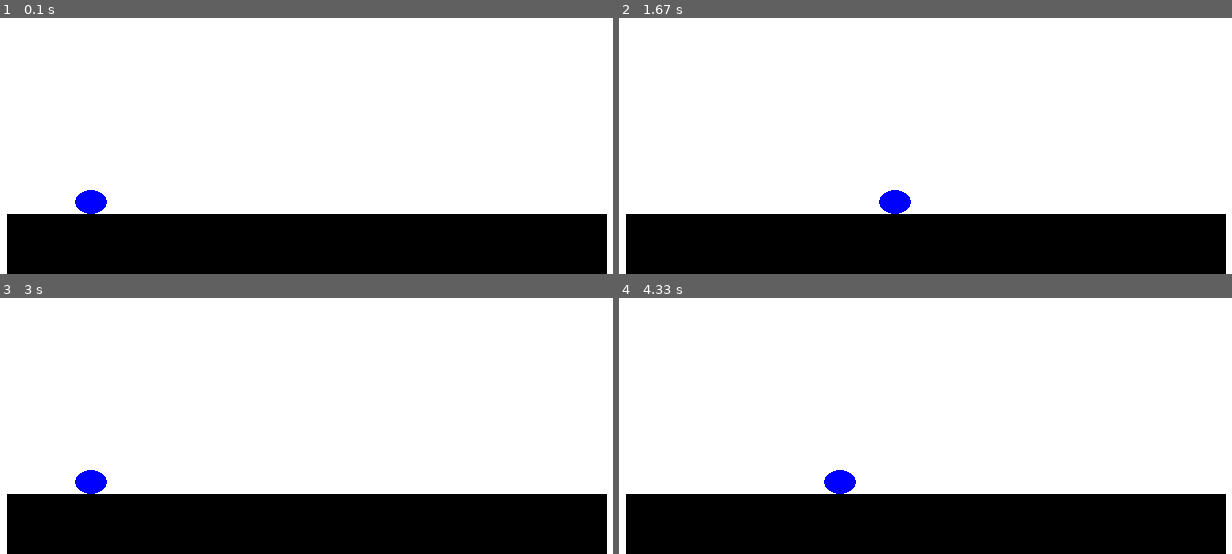
Above: before the commit, frames 1-4 (two rows, left to right).
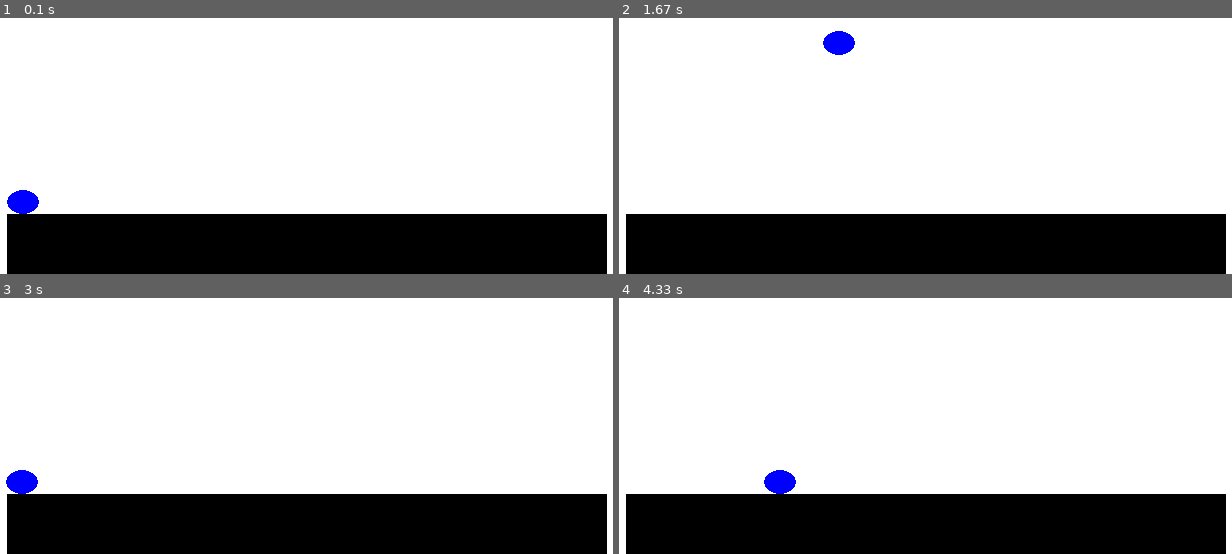
Above: after the commit, the same moments.

Repository: UCHMS19-20/final-project-circle_wars-py
Game: pygame game, started from src/game.py
The game is run twice, just before and just after one commit, with the same random seed, the same clock (stepped at 60 frames per second) and the same inputs.
Inputs:
- Up to frame 1 (0.1 s): no input
- Up to frame 2 (1.67 s): hold Right 0.33-0.8 s; hold Up 0.83-1.13 s; hold Right 1.17-1.63 s
- Up to frame 3 (3 s): hold Left 1.67-2.2 s; hold Down 2.23-2.53 s; hold Left 2.57-2.97 s
- Up to frame 4 (4.33 s): hold Up 3-3.37 s; hold Right 3.4-4.03 s; hold Down from 4.07 s (still down)

The runs differ from the first frame. In frame 1, 0.7% of the frame differs, in the area x 1-18%, y 67-77%; in frame 2, 0.7%; in frame 3, 0.7%; in frame 4, 0.7%.

Commit message:
Update game.py

Diff:
--- a/src/game.py
+++ b/src/game.py
@@ -8,11 +8,11 @@
 height = 600
 
 character = {
-    "radius_x": width/25,
-    "radius_y": height/25,
-    "x": (width*0.25)-(width/25),
+    "diameter_x": width/25,
+    "diameter_y": height/25,
+    "x": (width*0.125),
     "y": (height*0.9)-(height/25),
-    "increment": 5
+    "increment": width/150
 }
 
 win = pygame.display.set_mode((width,height), pygame.RESIZABLE)
@@ -28,15 +28,13 @@
     if event.type == pygame.VIDEORESIZE:
         surface = pygame.display.set_mode((event.w, event.h),
             pygame.RESIZABLE)
+        character["x"] = character["x"] * event.w/width
+        character["y"] = character["y"] * event.h/height
         width = event.w
         height = event.h
-        character = {
-            "radius_x": width/25,
-            "radius_y": height/25,
-            "x": (width*0.25)-(width/25),
-            "y": (height*0.9)-(height/25),
-            "increment": 5
-        }
+        character["diameter_x"] = width/25
+        character["diameter_y"] = height/25
+        character["increment"] = width/150
 
     keys = pygame.key.get_pressed()
 
@@ -47,21 +45,28 @@
         character["x"] += character["increment"]
 
     if keys[pygame.K_DOWN]:
-        character["y"] = (height*0.9)-(height/25)
-        jump_current = 1
+        if character["x"] > width*0.125 - character["diameter_x"] and character["x"] < width*0.875:
+            character["y"] = (height*0.9)-(height/25)
+            jump_current = 1
+        else:
+            character["y"] = height
 
     if keys[pygame.K_UP] or jump_current > 1:
-        if jump_current <= 10:
-            character["y"] -= round((jump_current ** 2) * 0.5)
+        if jump_current <= 25:
+            character["y"] -= round(height/1000*jump_current ** 2 * 0.05)
             jump_current += 1
-        if jump_current > 10:
-            character["y"] += round(((jump_current-10) ** 2) *0.5)
+        if jump_current > 25:
+            character["y"] += round(height/1000*(jump_current-25) ** 2 * 0.05)
             jump_current += 1
-        if jump_current > 20:
+        if jump_current > 50:
             jump_current = 1
 
     pygame.draw.rect(win, (0, 0, 0), [width*0.125, height*0.9, width*0.75, height*0.1])
 
-    pygame.draw.ellipse(win, (0, 0, 255), (character["x"], character["y"], character["radius_x"], character["radius_y"]), width == 0)
-
+    pygame.draw.ellipse(win, (0, 0, 255), (character["x"], character["y"], character["diameter_x"], character["diameter_y"]), width == 0)
+    font = pygame.font.SysFont("Times New Roman", round(width/10))
+    if character["x"] <= -character["diameter_x"] or character["x"] >= width or character["y"] <= -character["diameter_y"] or character["y"] >= height:
+        text = font.render("Character died!", True, (0, 0, 0) )
+        win.blit(text, ((0), (0)))
+    print(character["x"])
     pygame.display.update()
